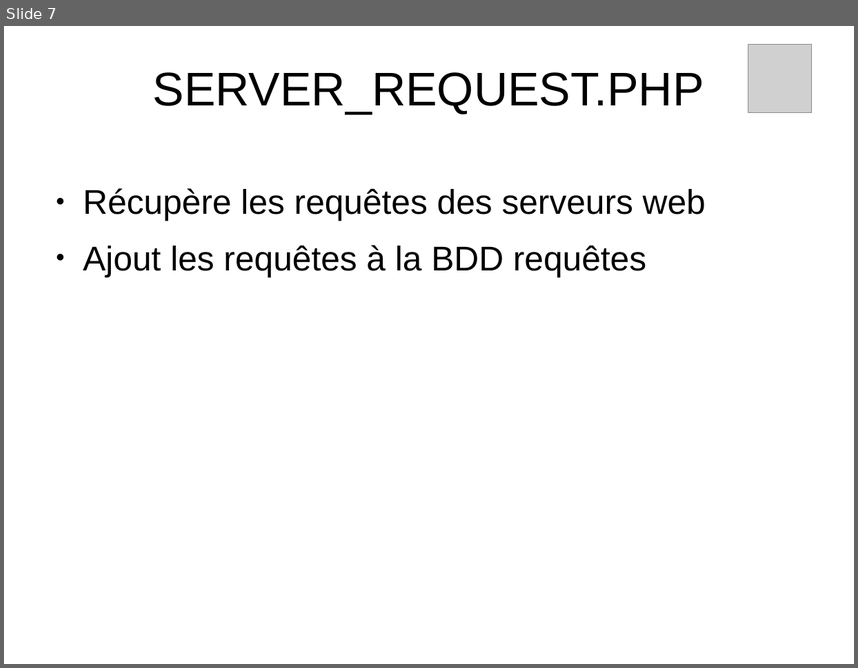
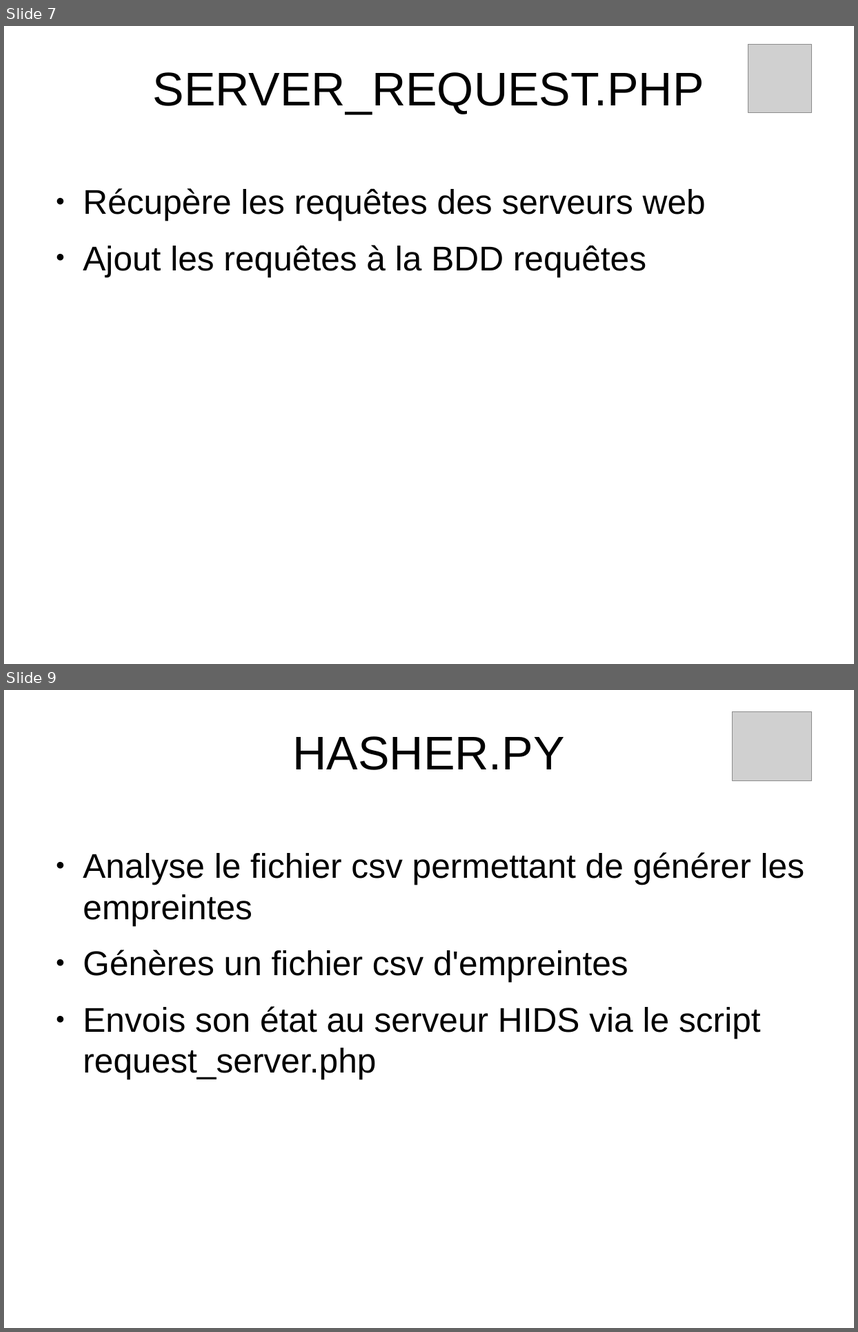
Before and after one commit to maximecohen2/secu_b3_TP-lab2, a slide deck: doc/Infrastructure.odp. Shown one above the other, each under a label of ours: slide 7 before the commit, slides 7 and 9 after it; the slides between them are not shown. The pictures are 858x668 and 858x1332 pixels, drawn with LibreOffice and Linux fonts; fonts in the diff are those of the drawing; grey boxes stand for pictures; background and template pictures are left out. Boxes give left, top, right and bottom in pixels: in the first picture for what was removed or moved away, otherwise in the second. Text is boxed around its words. In the diff, an @@ line names an element or a change of style, - is before the commit and + after.

```diff
--- a/doc/Infrastructure.odp
+++ b/doc/Infrastructure.odp
@@ slide 9 added at bbox=[4, 690, 854, 1328], background picture (left out) @@
@@ picture added at bbox=[733, 711, 812, 781] @@
@@ title added at bbox=[292, 736, 564, 770], 44 pt, text #000000 @@
+HASHER.PY
@@ text added at bbox=[83, 852, 804, 1079], 32 pt, text #000000 @@
+● Analyse le fichier csv permettant de générer les empreintes
+● Génères un fichier csv d'empreintes
+● Envois son état au serveur HIDS via le script request_server.php
```
Also in this commit, not shown: 5 slides changed, 3 other slides added.
